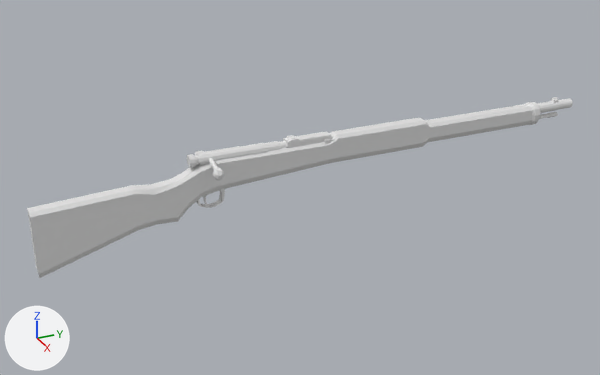
The Blender file 3d_props/arisaka_38.blend: old version first, new version second.
Both versions are drawn from a 50 mm camera at (63.1, -31.7, 38.6) aimed at (-7.1, -0.1, 3.5). Arrows for +X, +Y and +Z are at lower left; the lights stay in place. The older version comes first.
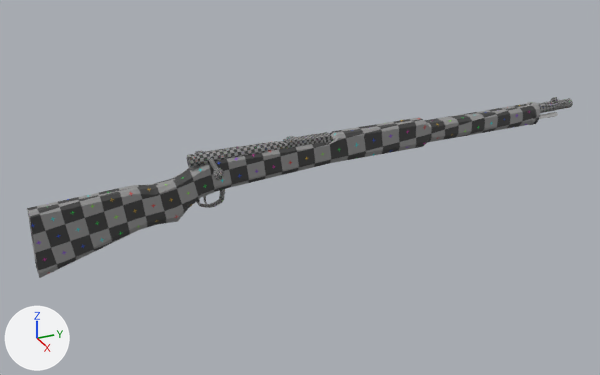
What differs and where, as boxes (x1, y1, x2, y2) in the pictures (600 x 375 px):
'Cube', surface changed (white to grey)
    both: (27, 102, 540, 278)
'Cylinder.005', surface changed (white to grey)
    both: (187, 141, 287, 168)
'Cube.010', surface changed, moved (white to grey)
    before: (283, 131, 335, 148)
    after: (283, 132, 336, 148)
'Cylinder.003', surface changed (white to grey)
    both: (537, 98, 573, 113)
'Cube.009', surface changed (white to grey)
    both: (209, 158, 224, 180)
'Cube.012', surface changed (white to grey)
    both: (196, 189, 225, 208)
'Cube.008', surface changed
    both: (194, 146, 239, 155)
'Cube.006', surface changed
    both: (551, 97, 558, 103)
'Cube.011', surface changed
    both: (203, 195, 207, 204)

The change in detail:
Picture 'Untitled' (img_untitled) is new.
In material 'Material.003' (mat_material_003), base_color is no longer (0.8, 0.8, 0.8), white #e7e7e7.
In material 'Material.003' (mat_material_003), texture is now set to img_untitled.
me_cube_006 has 186 vertices, 184 faces and spans x -1.3..1.3, y -1.0..54.3, z -1.1..8.2.
me_cube_006 is used by ob_cube; location (-6.95, -25.43, 0.66); scale (0.83, 1.0, 1.0).
me_cube_006 part 1: texture (UV) coordinates of 184 of 184 faces, centred in x -1.2..1.2, y -1.0..54.3, z -0.8..8.2, changed; they spanned u 0.0..0.23, v 0.0..1.0 and now span u 0.0..0.31, v 0.0..1.0.
me_cube_013 has 56 vertices, 52 faces and spans x -0.38..0.37, y 2.39..5.05, z 6.24..9.43.
me_cube_013 is used by ob_cube_012; location (-6.95, -1.88, 1.03); rotation (1.571, 0.0, 0.0), in degrees (90, 0, 0).
me_cube_013 part 2: texture (UV) coordinates of 52 of 52 faces, centred in x -0.37..0.37, y 2.39..5.05, z 6.31..9.36, changed; they spanned u 0.12..0.88, v 0.0..1.0 and now span u 0.0..1.0, v 0.0..0.82.
Object 'Cube.010' (ob_cube_010) moves from (-6.95, 2.32, 8.12) to (-6.95, 2.32, 8.04).
